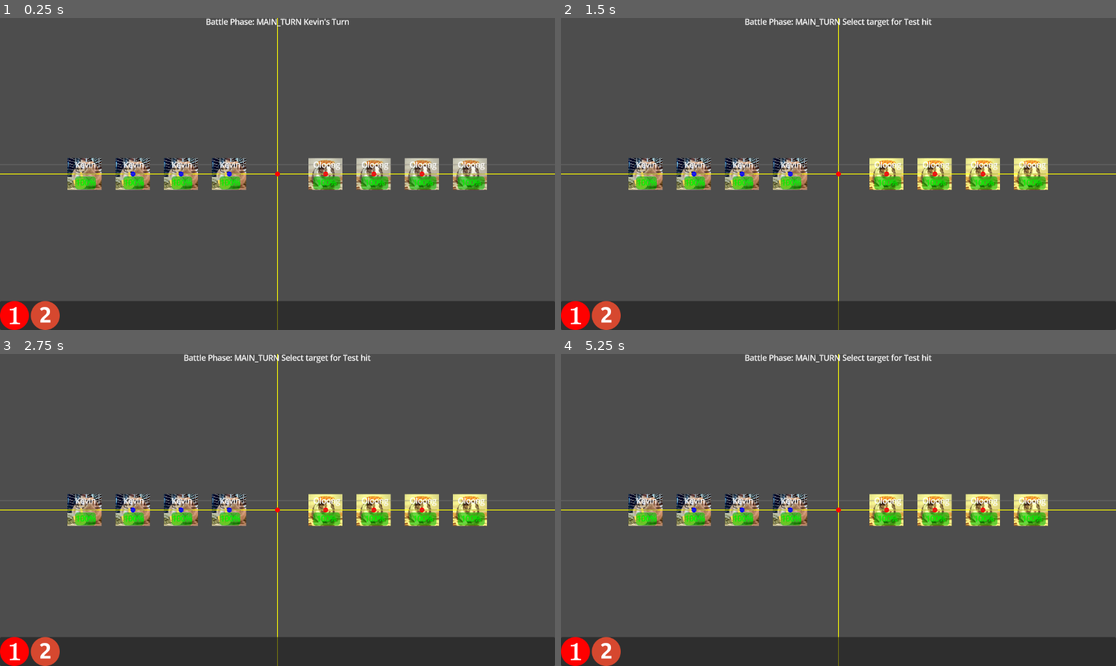
Above: before the commit, frames 1-4 (two rows, left to right).
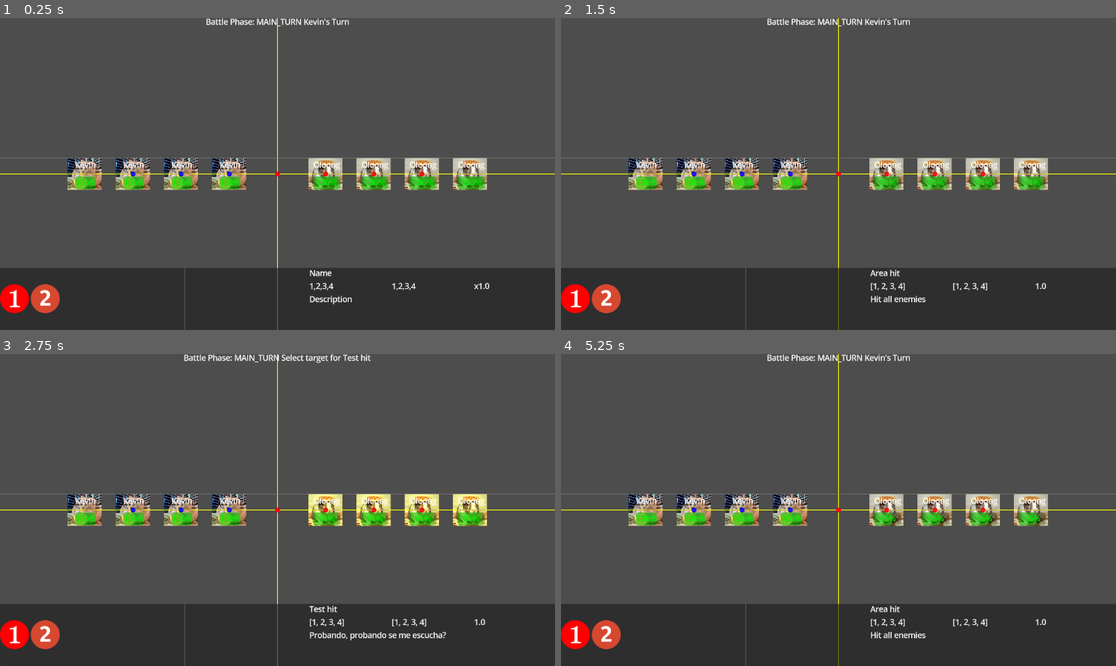
Above: after the commit, the same moments.

Repository: Yusa21/rabbitrumble
Game: Godot game, scene res://scenes/combatScene/Battle.tscn
The game is run twice, just before and just after one commit, with the same random seed, the same clock (stepped at 60 frames per second) and the same inputs.
Inputs (mouse positions are in pixels of both pictures, inside the frame that each line leads up to; where the layout moved, square brackets give the same spot in the first picture):
- Up to frame 1 (0.25 s): no input
- Up to frame 2 (1.5 s): click (577, 298) [577, 314] at 0.5 s; click (605, 298) [605, 314] at 1.25 s
- Up to frame 3 (2.75 s): click (16, 634) [16, 650] at 2 s
- Up to frame 4 (5.25 s): click (605, 634) [605, 650] at 2.75 s; click (577, 634) [577, 650] at 3.5 s; click (605, 634) [605, 650] at 4.25 s; tap Enter at 5 s; move the mouse to (788, 510) at 5.02 s; click (788, 510) at 5.17 s

The runs differ from the first frame. In frame 1, 11% of the frame differs, in the area x 0-100%, y 44-100%; in frame 2, 13%; in frame 3, 12%; in frame 4, 13%, in the area x 0-100%, y 0-100%.

Commit message:
Panel información habilidades
He añadido un panel de informacion que pone los datos de la habilidad que se ha elegido en el menu.

Diff:
--- /dev/null
+++ b/resources/abilities/test_area_hit.tres
@@ -0,0 +1,27 @@
+[gd_resource type="Resource" script_class="AbilityData" load_steps=5 format=3 uid="uid://b7s3vcgfwv2dm"]
+
+[ext_resource type="Script" uid="uid://bk0bpg5jg858l" path="res://scripts/resource_models/effects/ability_effect.gd" id="1_ogv1f"]
+[ext_resource type="Script" uid="uid://be435sed4me66" path="res://scripts/resource_models/effects/damage_effect.gd" id="2_dehyw"]
+[ext_resource type="Script" uid="uid://didlt5asxoyvv" path="res://scripts/resource_models/abilities/ability_data.gd" id="2_ib7uf"]
+
+[sub_resource type="Resource" id="Resource_j5dht"]
+script = ExtResource("2_dehyw")
+metadata/_custom_type_script = "uid://be435sed4me66"
+
+[resource]
+script = ExtResource("2_ib7uf")
+name = "Area hit"
+description = "Hit all enemies"
+target_type = "multiple_opps"
+multiplier = 1.0
+effects = Array[ExtResource("1_ogv1f")]([SubResource("Resource_j5dht")])
+launch_position = Array[int]([1, 2, 3, 4])
+target_position = Array[int]([1, 2, 3, 4])
+cooldown = 0
+animation_name = "attack"
+is_phase_triggered = false
+trigger_phase = ""
+trigger_on_self_turn = false
+trigger_on_ally_turn = false
+trigger_on_enemy_turn = false
+metadata/_custom_type_script = "uid://didlt5asxoyvv"
--- a/resources/characters/testDummy.tres
+++ b/resources/characters/testDummy.tres
@@ -1,9 +1,10 @@
-[gd_resource type="Resource" script_class="CharacterData" load_steps=6 format=3 uid="uid://caoxnllbuq5mi"]
+[gd_resource type="Resource" script_class="CharacterData" load_steps=7 format=3 uid="uid://caoxnllbuq5mi"]
 
 [ext_resource type="Script" uid="uid://didlt5asxoyvv" path="res://scripts/resource_models/abilities/ability_data.gd" id="1_6q88y"]
 [ext_resource type="Texture2D" uid="uid://b7iccpsbjijvv" path="res://assets/sprites/characters/testDummy_idle.png" id="1_i4rv1"]
 [ext_resource type="Script" uid="uid://c3msr806gkbc3" path="res://scripts/resource_models/characters/character_data.gd" id="1_ltisk"]
 [ext_resource type="Resource" uid="uid://b7aqp3a4rajkw" path="res://resources/abilities/test_hit.tres" id="2_hbmp4"]
+[ext_resource type="Resource" uid="uid://b7s3vcgfwv2dm" path="res://resources/abilities/test_area_hit.tres" id="3_2bmep"]
 [ext_resource type="Resource" uid="uid://buotjg2ydfya5" path="res://resources/abilities/phase_trigger_test.tres" id="4_2bmep"]
 
 [resource]
@@ -15,5 +16,5 @@
 defense = 2
 speed = 5
 idle_sprite = ExtResource("1_i4rv1")
-abilities = Array[ExtResource("1_6q88y")]([ExtResource("2_hbmp4"), ExtResource("2_hbmp4"), ExtResource("4_2bmep")])
+abilities = Array[ExtResource("1_6q88y")]([ExtResource("2_hbmp4"), ExtResource("3_2bmep"), ExtResource("4_2bmep")])
 metadata/_custom_type_script = "uid://c3msr806gkbc3"
--- /dev/null
+++ b/scenes/combatUI/ability_information_ui.gd
@@ -0,0 +1,35 @@
+extends Control
+class_name AbilityInformationUI
+
+@onready var ability_name = get_node("%AbilityNameLabel")
+@onready var launch_position_ui = get_node("%LaunchPositionUI")
+@onready var target_position_ui = get_node("%TargetPositionUI")
+@onready var ability_mult_ui = get_node("%MultUI")
+@onready var ability_description = get_node("%AbilityDescriptionLabel")
+
+func update_ability_information_ui(ability: AbilityData):
+	# Add debug checks to find which node is null
+	if ability_name == null:
+		print("ability_name node is null!")
+	else:
+		ability_name.text = str(ability.name)
+
+	if launch_position_ui == null:
+		print("launch_position_ui node is null!")
+	else:
+		launch_position_ui.text = str(ability.launch_position)
+
+	if target_position_ui == null:
+		print("target_position_ui node is null!")
+	else:
+		target_position_ui.text = str(ability.target_position)
+
+	if ability_mult_ui == null:
+		print("ability_mult_ui node is null!")
+	else:
+		ability_mult_ui.text = str(ability.multiplier)
+
+	if ability_description == null:
+		print("ability_description node is null!")
+	else:
+		ability_description.text = ability.description
--- /dev/null
+++ b/scenes/combatUI/ability_information_ui.tscn
@@ -0,0 +1,58 @@
+[gd_scene load_steps=2 format=3 uid="uid://pt623vjaymv5"]
+
+[ext_resource type="Script" uid="uid://dayvbdg23jint" path="res://scenes/combatUI/ability_information_ui.gd" id="1_ivdoa"]
+
+[node name="AbilityInformationUI" type="Control"]
+layout_mode = 3
+anchor_right = 0.325
+anchor_bottom = 0.378
+offset_right = -0.400024
+offset_bottom = 0.0559845
+grow_horizontal = 2
+grow_vertical = 2
+script = ExtResource("1_ivdoa")
+
+[node name="VBoxContainer" type="VBoxContainer" parent="."]
+layout_mode = 1
+anchors_preset = 15
+anchor_right = 1.0
+anchor_bottom = 1.0
+grow_horizontal = 2
+grow_vertical = 2
+
+[node name="AbilityNameLabel" type="RichTextLabel" parent="VBoxContainer"]
+unique_name_in_owner = true
+layout_mode = 2
+text = "Name"
+fit_content = true
+
+[node name="HBoxContainer" type="HBoxContainer" parent="VBoxContainer"]
+layout_mode = 2
+
+[node name="LaunchPositionUI" type="RichTextLabel" parent="VBoxContainer/HBoxContainer"]
+unique_name_in_owner = true
+layout_mode = 2
+size_flags_horizontal = 3
+text = "1,2,3,4"
+fit_content = true
+
+[node name="TargetPositionUI" type="RichTextLabel" parent="VBoxContainer/HBoxContainer"]
+unique_name_in_owner = true
+layout_mode = 2
+size_flags_horizontal = 3
+text = "1,2,3,4"
+fit_content = true
+
+[node name="MultUI" type="RichTextLabel" parent="VBoxContainer/HBoxContainer"]
+unique_name_in_owner = true
+layout_mode = 2
+size_flags_horizontal = 3
+text = "x1.0"
+fit_content = true
+
+[node name="AbilityDescriptionLabel" type="RichTextLabel" parent="VBoxContainer"]
+unique_name_in_owner = true
+layout_mode = 2
+size_flags_vertical = 3
+text = "Description"
+fit_content = true
--- a/scenes/combatUI/character_status_ui.tscn
+++ b/scenes/combatUI/character_status_ui.tscn
@@ -10,6 +10,7 @@
 offset_bottom = 0.0960007
 grow_horizontal = 2
 grow_vertical = 2
+size_flags_horizontal = 0
 mouse_filter = 2
 script = ExtResource("1_4pr60")
 
--- a/scenes/combatUI/combat_ui.gd
+++ b/scenes/combatUI/combat_ui.gd
@@ -16,6 +16,7 @@
 @onready var ability_button_2 = get_node("%AbilityButton2")
 @onready var turn_label = get_node("%TurnLabel")
 @onready var character_ui_container = get_node("%CharacterUIContainer")
+@onready var ability_information = get_node("%AbilityInformationUI")
 
 func _ready():
 	# Al principio desactiva los botones
@@ -236,6 +237,7 @@
 	var abilities = current_character.abilities
 	if ability_index < abilities.size():
 		selected_ability = abilities[ability_index]
+		_update_ability_information(selected_ability)
 		print("Selected ability: ", selected_ability.name)
 
 		# Enter targeting mode
@@ -366,6 +368,9 @@
 	print("Target type mismatch")
 	return false
 
+func _update_ability_information(selected_ability: AbilityData):
+	ability_information.update_ability_information_ui(selected_ability)
+
 # Execute the selected ability with targets
 func _execute_current_ability(targets):
 	if current_character and selected_ability:
--- a/scenes/combatUI/combat_ui.tscn
+++ b/scenes/combatUI/combat_ui.tscn
@@ -1,8 +1,9 @@
-[gd_scene load_steps=4 format=3 uid="uid://fd3yk1rhccrb"]
+[gd_scene load_steps=5 format=3 uid="uid://fd3yk1rhccrb"]
 
 [ext_resource type="Script" uid="uid://drkw847rhmuws" path="res://scenes/combatUI/combat_ui.gd" id="1_2twv5"]
 [ext_resource type="Texture2D" uid="uid://dcbpc1u02lv60" path="res://assets/menu/button/number_1.png" id="2_rj8ld"]
 [ext_resource type="Texture2D" uid="uid://b3ir5d468xrny" path="res://assets/menu/button/number_2.png" id="3_ugwti"]
+[ext_resource type="PackedScene" uid="uid://pt623vjaymv5" path="res://scenes/combatUI/ability_information_ui.tscn" id="4_ugwti"]
 
 [node name="CombatUI" type="Control"]
 layout_mode = 3
@@ -30,7 +31,8 @@
 [node name="TopSection" type="HBoxContainer" parent="UIMargin/FullUI"]
 layout_mode = 2
 size_flags_horizontal = 4
-size_flags_vertical = 0
+size_flags_vertical = 2
+size_flags_stretch_ratio = 0.1
 mouse_filter = 2
 
 [node name="StateLabel" type="Label" parent="UIMargin/FullUI/TopSection"]
@@ -44,10 +46,13 @@
 [node name="TransparentSeparator" type="HSeparator" parent="UIMargin/FullUI"]
 layout_mode = 2
 size_flags_vertical = 3
+size_flags_stretch_ratio = 0.7
 mouse_filter = 2
 
 [node name="BotomBackground" type="PanelContainer" parent="UIMargin/FullUI"]
 layout_mode = 2
+size_flags_vertical = 3
+size_flags_stretch_ratio = 0.2
 mouse_filter = 2
 
 [node name="BotomSection" type="HBoxContainer" parent="UIMargin/FullUI/BotomBackground"]
@@ -56,6 +61,8 @@
 
 [node name="AbilityButtons" type="HBoxContainer" parent="UIMargin/FullUI/BotomBackground/BotomSection"]
 layout_mode = 2
+size_flags_horizontal = 4
+size_flags_vertical = 4
 mouse_filter = 2
 
 [node name="AspectRatioContainer" type="AspectRatioContainer" parent="UIMargin/FullUI/BotomBackground/BotomSection/AbilityButtons"]
@@ -74,9 +81,14 @@
 layout_mode = 2
 texture_normal = ExtResource("3_ugwti")
 
-[node name="Information" type="VBoxContainer" parent="UIMargin/FullUI/BotomBackground/BotomSection"]
+[node name="VSeparator" type="VSeparator" parent="UIMargin/FullUI/BotomBackground/BotomSection"]
 layout_mode = 2
-mouse_filter = 2
+size_flags_horizontal = 3
+
+[node name="AbilityInformationUI" parent="UIMargin/FullUI/BotomBackground/BotomSection" instance=ExtResource("4_ugwti")]
+unique_name_in_owner = true
+layout_mode = 2
+size_flags_horizontal = 3
 
 [node name="CharacterUIContainer" type="Control" parent="."]
 unique_name_in_owner = true
Not shown, added: scenes/combatUI/ability_information_ui.gd.uid
